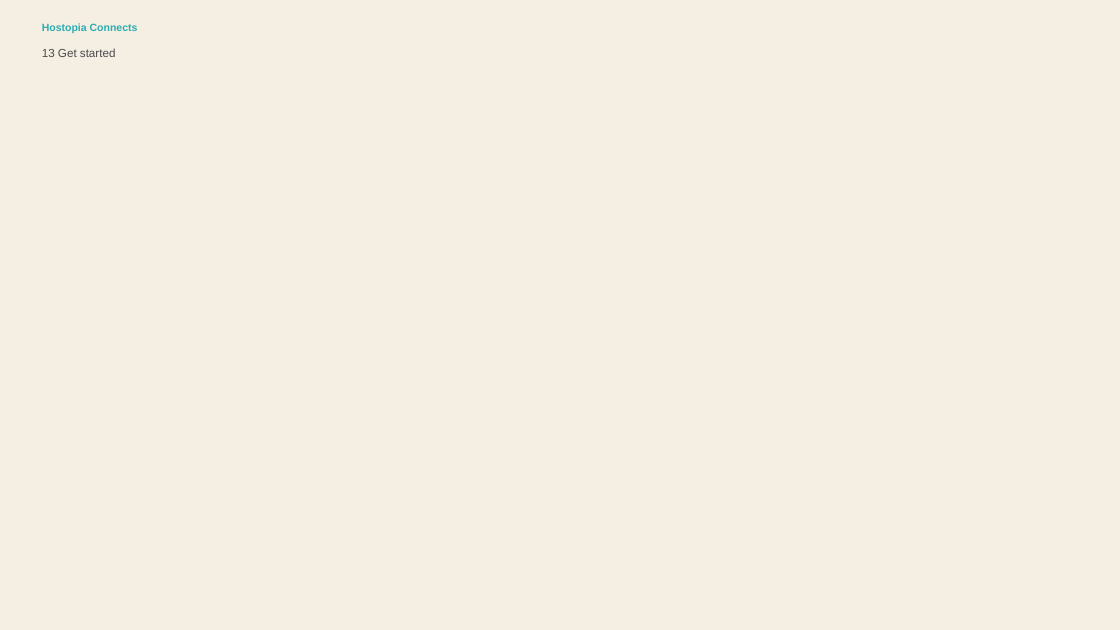
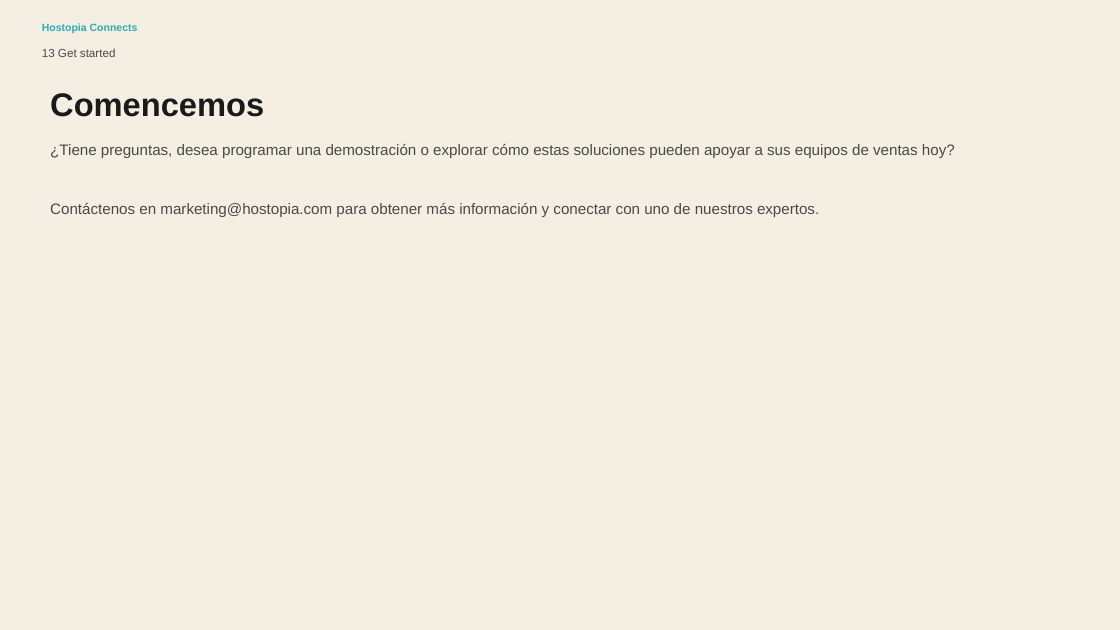
Before and after one commit to ginocardenas-cpu/hostopiaconnects, a slide deck: slide 13 of public/assets/editable/professional-logo-design-sales-presentation-2/es/Professional Logo Design Sales Presentation - es.pptx. Drawn at 1120x630 pixels with LibreOffice and Linux fonts; fonts in the diff are those of the drawing. Boxes give left, top, right and bottom in pixels: in the first picture for what was removed or moved away, otherwise in the second. Text is boxed around its words. In the diff, an @@ line names an element or a change of style, - is before the commit and + after.

```diff
--- a/public/assets/editable/professional-logo-design-sales-presentation-2/es/Professional Logo Design Sales Presentation - es.pptx
+++ b/public/assets/editable/professional-logo-design-sales-presentation-2/es/Professional Logo Design Sales Presentation - es.pptx
@@ text added at (50,93,264,117), 28 pt, text #1A1A1A, bold @@
+Comencemos
@@ text added at (50,144,955,158), 13 pt, text #4A4A4A @@
+¿Tiene preguntas, desea programar una demostración o explorar cómo estas soluciones pueden apoyar a sus equipos de ventas hoy?
@@ text added at (50,203,819,217), 13 pt, text #4A4A4A @@
+Contáctenos en marketing@hostopia.com para obtener más información y conectar con uno de nuestros expertos.
```
Also in this commit, not shown: 12 other slides changed, 37 other files.
